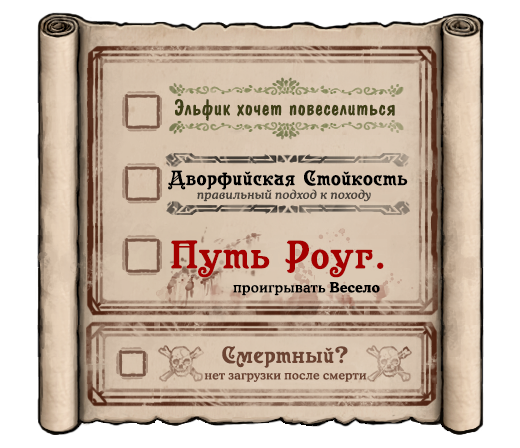
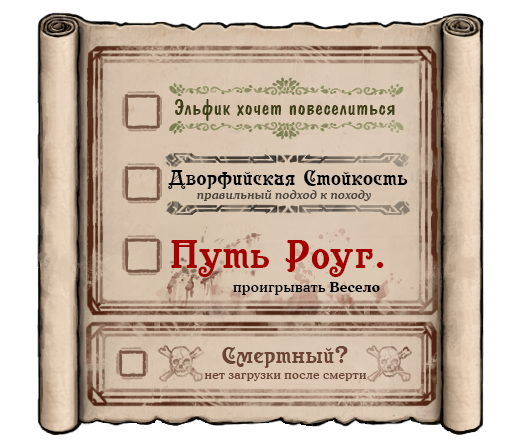
Layer changes from the first w=520, h=448 image to the second:
painted on "нет загрузки после смерти" over box(204, 373, 367, 382)
painted on "проигрывать Весело" over box(233, 282, 380, 296)
painted on "Смертный?" over box(222, 346, 348, 368)
painted on "Путь Роуг." over box(171, 240, 384, 278)
painted on "Эльфик хочет повеселиться" over box(175, 99, 395, 121)
painted on "правильный подход к походу" over box(197, 189, 371, 202)
painted on "Дворфийская Стойкость" over box(168, 170, 408, 190)
